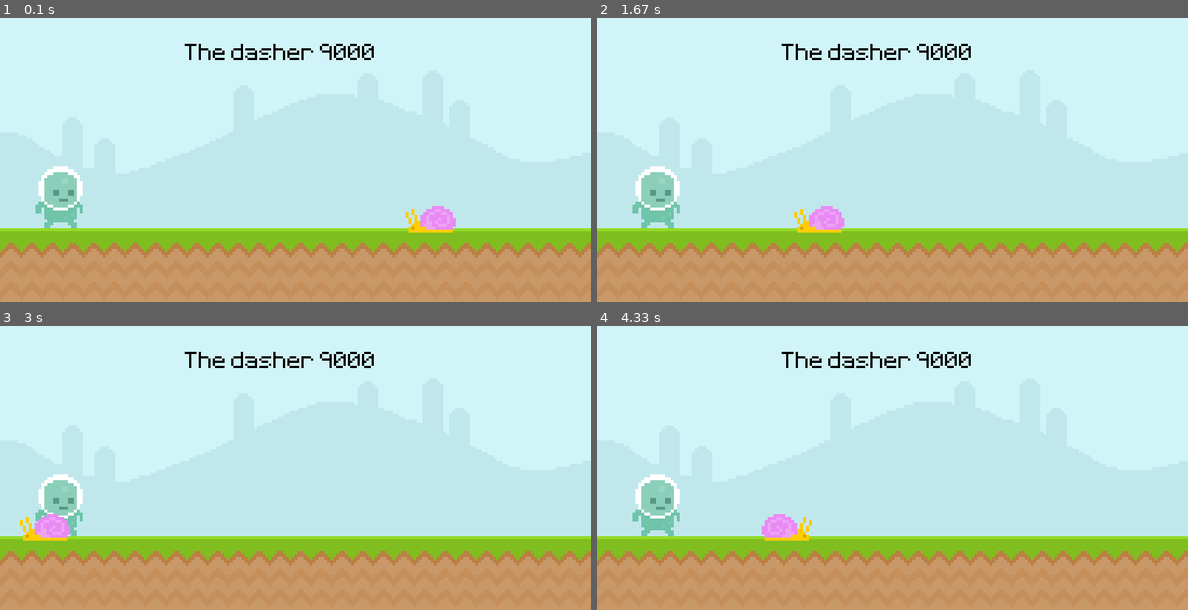
Above: before the commit, frames 1-4 (two rows, left to right).
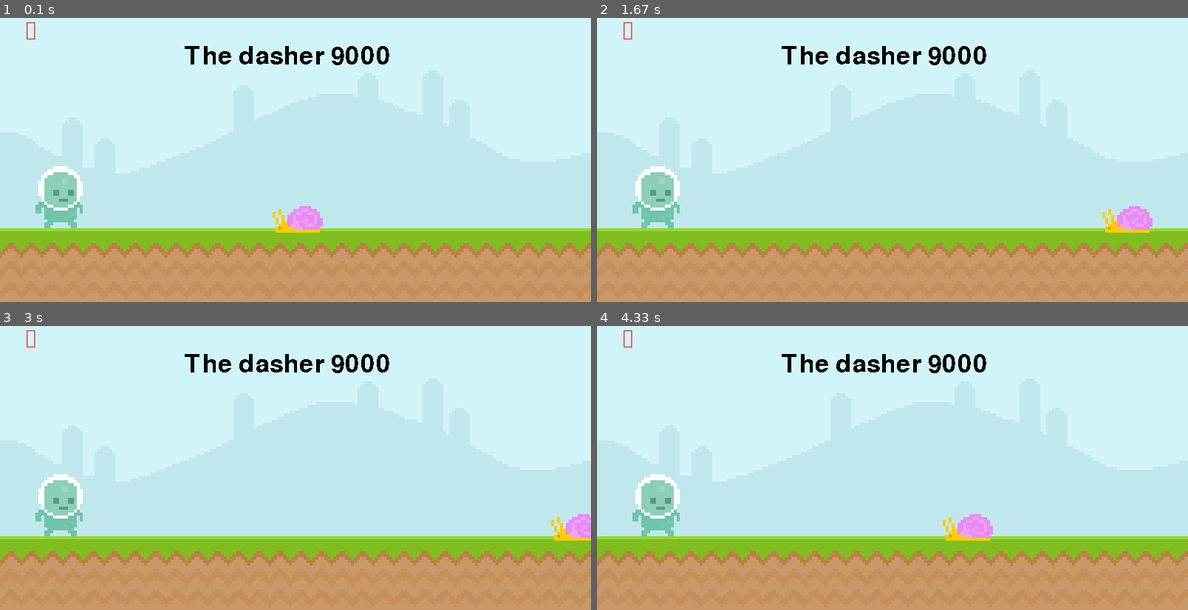
Above: after the commit, the same moments.

Repository: WINDKING-1/TheDasher
Game: pygame game, started from The code.py
The game is run twice, just before and just after one commit, with the same random seed, the same clock (stepped at 60 frames per second) and the same inputs.
Inputs (mouse positions are in pixels of both pictures, inside the frame that each line leads up to):
- Up to frame 1 (0.1 s): no input
- Up to frame 2 (1.67 s): click (656, 196) at 0.38 s; click (892, 174) at 0.72 s; click (656, 196) at 1.55 s
- Up to frame 3 (3 s): click (307, 362) at 1.88 s; click (59, 504) at 2.72 s
- Up to frame 4 (4.33 s): click (809, 399) at 3.05 s

The runs differ from the first frame. In frame 1, 2.3% of the frame differs, in the area x 4-78%, y 1-76%; in frame 2, 2.3%; in frame 3, 2.2%; in frame 4, 2.3%.

Commit message:
updated gfx

Diff:
--- a/The code.py
+++ b/The code.py
@@ -1,17 +1,20 @@
 import pygame
 from sys import exit
+import random
 
 pygame.init()
 screen = pygame.display.set_mode((800,400))
 pygame.display.set_caption("The Dasher v0.01")
 icon = pygame.image.load(r"thedasher.png")
 pygame.display.set_icon(icon)
-Text_font = pygame.font.Font(r'font/Pixeltype.ttf',50)
+Text_font = pygame.font.Font(r'font/nanopixel.ttf',50)
 fps=pygame.time.Clock()
 
 Sky_surf= pygame.image.load(r'graphics/Sky.png').convert()
 Ground_surf = pygame.image.load(r'graphics/ground.png').convert()
 Text_surf = Text_font.render("The dasher 9000", False, 'Black')
+Lives_surf= Text_font.render("❤️", True, 'red' )
+Lives_rect= Lives_surf.get_rect(bottomright=(50,50))
 
 snail_surf = pygame.image.load(r'graphics/snail/snail1.png').convert_alpha()
 snail_rect = snail_surf.get_rect(midbottom=(600,300))
@@ -19,7 +22,7 @@
 player_surf = pygame.image.load(r'graphics/Player/player_walk_1.png').convert_alpha()
 player_rect = player_surf.get_rect(midbottom=(80,300))
 
-snailmove=-3
+snailmove = random.randint(0, 50)*-1
 
 while True:
     for event in pygame.event.get():
@@ -32,14 +35,21 @@
     screen.blit(Text_surf,(250,50))
     screen.blit(player_surf,player_rect)
     screen.blit(snail_surf,(snail_rect.x,270))
+    screen.blit(Lives_surf,Lives_rect)
+
 
     snail_rect.x+=snailmove
-    if snail_rect.x<=3 or snail_rect.x>=735:
-        snailmove= -1*snailmove
-        snail_surf = pygame.transform.flip(snail_surf, True, False)
-    if snail_rect.right<=0: snail_rect.x=800
-    if player_rect.colliderect(snail_rect):
+    #if snail_rect.x<=3 or snail_rect.x>=735:
+        #snailmove= -1*snailmove
+        #snail_surf = pygame.transform.flip(snail_surf, True, False)
+    if snail_rect.x<=0 or snail_rect.x>765:
+        snail_rect.x=760
+        snailmove = random.randint(2,4)*-1
+    mouse_pos=pygame.mouse.get_pos()
+
+    if player_rect.collidepoint(mouse_pos):
         print("No")
+        snailmove=3
 
 
 
--- /dev/null
+++ b/The dasher code.py
@@ -0,0 +1,36 @@
+import pygame
+from sys import exit
+
+pygame.init()
+screen = pygame.display.set_mode((800,400))
+pygame.display.set_caption("The Dasher v0.01")
+icon = pygame.image.load(r"thedasher.png")
+pygame.display.set_icon(icon)
+Text_font = pygame.font.Font(r'font/Pixeltype.ttf',50)
+fps=pygame.time.Clock()
+
+Sky_surf=pygame.image.load(r'bettersky.png').convert()
+Ground_surf=pygame.image.load(r'e1.png').convert()
+
+player_surf=pygame.image.load(r'e3.png').convert_alpha()
+player_rect=player_surf.get_rect(midbottom=(800,350))
+player_movement=3
+
+while True:
+    for event in pygame.event.get():
+        if event.type==pygame.QUIT:
+            pygame.quit()
+            exit()
+
+    screen.blit(Sky_surf,(0,0))
+    screen.blit(Ground_surf,(0,350))
+    screen.blit(player_surf,player_rect)
+
+    player_rect.x=player_rect.x-player_movement
+
+    if player_rect.x<=-5 or player_rect.x>=760:
+        player_movement=player_movement*-1
+        player_surf=pygame.transform.flip(player_surf,True,False)
+
+    pygame.display.update()
+    fps.tick(60)
--- a/code.py
+++ /dev/null
@@ -1,21 +0,0 @@
-import pygame
-from sys import exit
-
-pygame.init()
-screen = pygame.display.set_mode((800,400))
-pygame.display.set_caption("The Dasher v0.01")
-icon = pygame.image.load(r"thedasher.png")
-pygame.display.set_icon(icon)
-Text_font = pygame.font.Font(r'font/Pixeltype.ttf',50)
-fps=pygame.time.Clock()
-
-while True:
-    for event in pygame.event.get():
-        if event.type==pygame.QUIT:
-            pygame.quit()
-            exit()
-
-
-
-    pygame.display.update()
-    fps.tick(60)
Binary file added: bettersky.png
Binary file added: e1.png
Binary file added: e2.png
Binary file added: e3.png
Binary file added: thedasher(1).png
Binary file changed: thedasher.png
Not shown, added: e2.pngZone.Identifier
Not shown, added: e3.pngZone.Identifier
Not shown, added: font/nanopixdemoregular-1gg7b.ttfZone.Identifier
Not shown, added: thedasher(1).pngZone.Identifier
